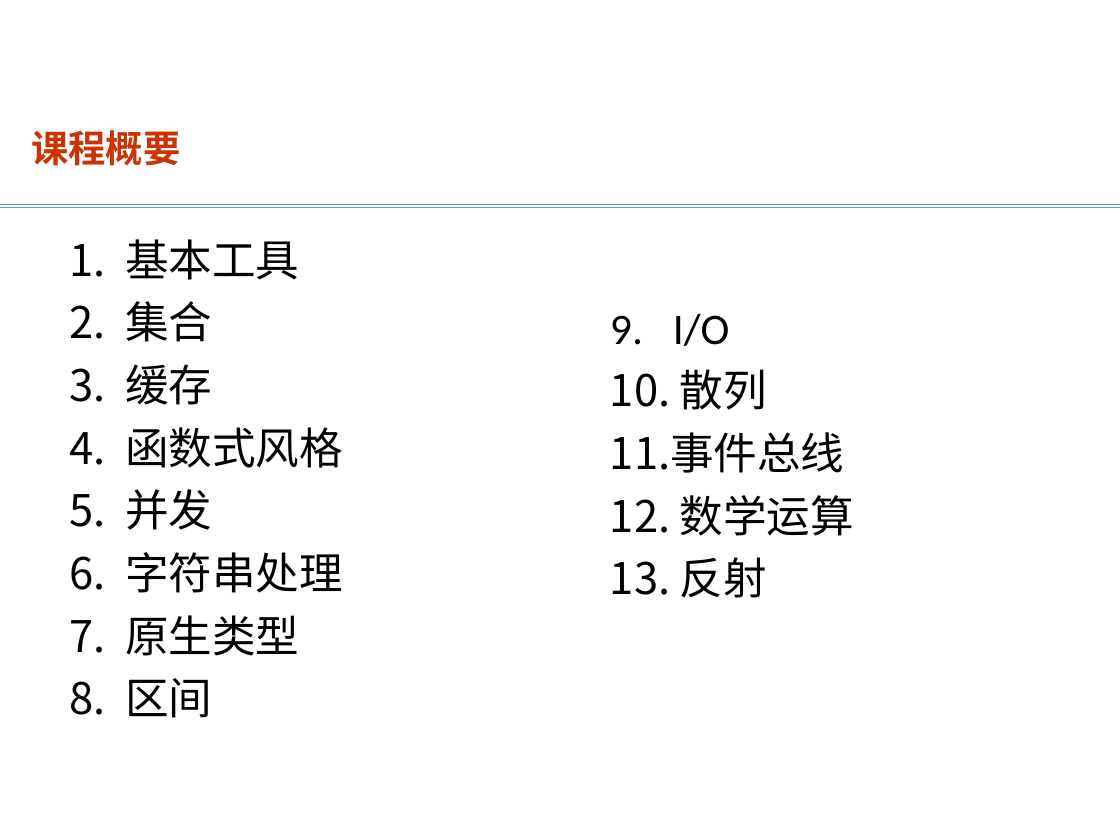
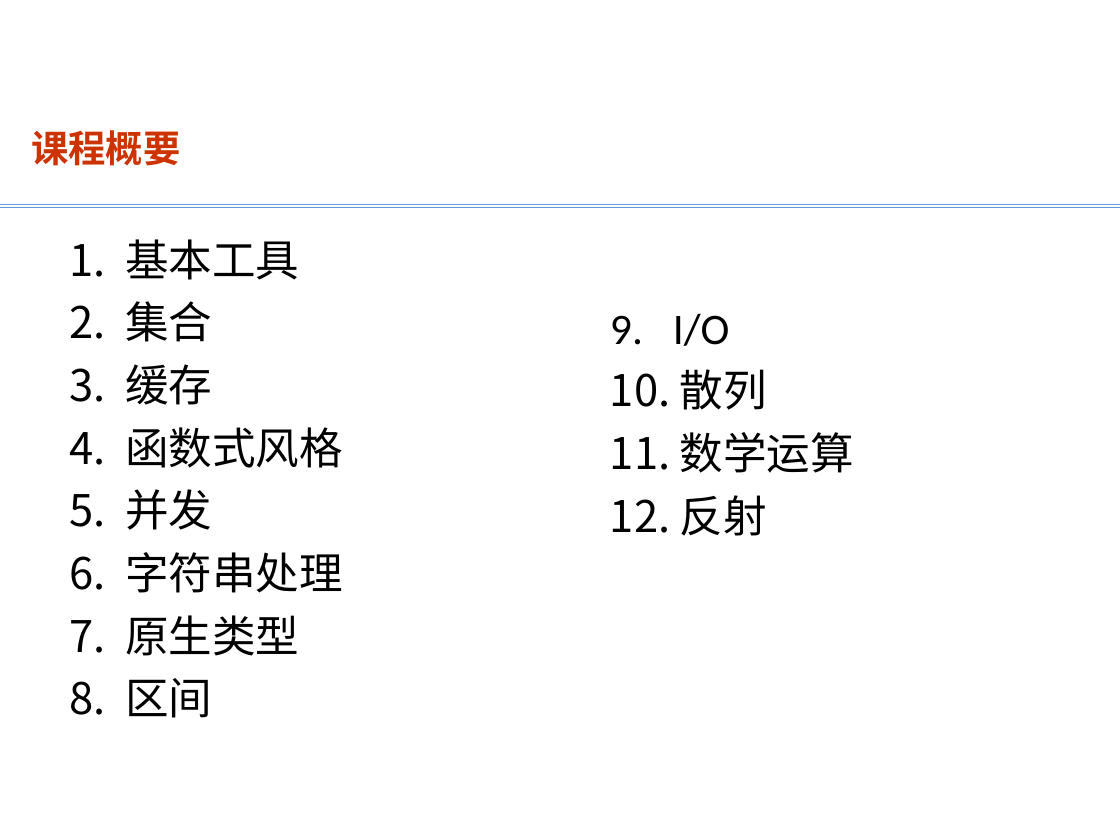
Before and after one commit to bxguo/guava, a slide deck: slide 2 of Guava介绍.pptx. Drawn at 1120x840 pixels with LibreOffice and Linux fonts; fonts in the diff are those of the drawing; background and template pictures are left out. Boxes give left, top, right and bottom in pixels: in the first picture for what was removed or moved away, otherwise in the second. Text is boxed around its words. In the diff, an @@ line names an element or a change of style, - is before the commit and + after.

```diff
--- a/Guava介绍.pptx
+++ b/Guava介绍.pptx
@@ text at bbox=[610, 432, 844, 473]: paragraph removed @@
-11. 事件总线
```
Also in this commit, not shown: 3 other slides changed, 1 slide added, 3 slides removed, 5 other files.
